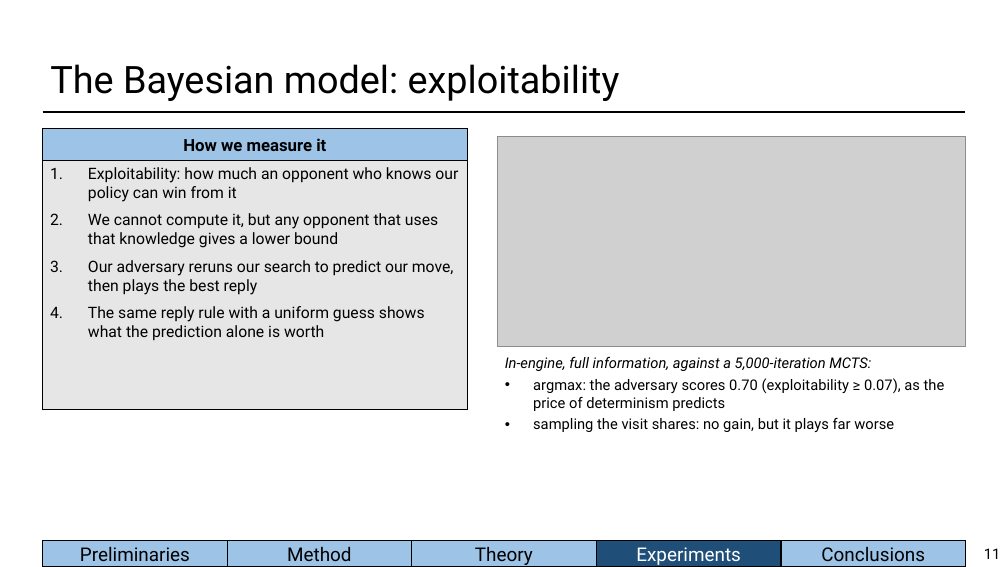
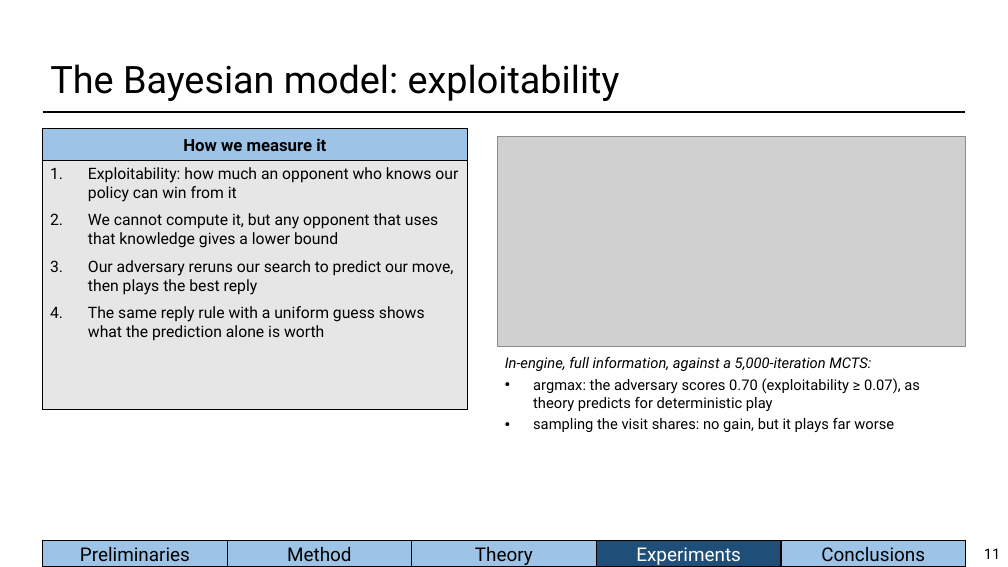
Before and after one commit to BioFanat/pokemon-equilibrium-engine, a slide deck: slide 11 of report/slides/deck.pptx. Drawn at 1008x567 pixels with LibreOffice and Linux fonts; fonts in the diff are those of the drawing; grey boxes stand for pictures. Boxes give left, top, right and bottom in pixels: in the first picture for what was removed or moved away, otherwise in the second. Text is boxed around its words. In the diff, an @@ line names an element or a change of style, - is before the commit and + after.

Commit message:
Deck: two bounds only (whole-battle exploitability and Hedge regret) on the theory and results slides

```diff
--- a/report/slides/deck.pptx
+++ b/report/slides/deck.pptx
@@ text at [533, 378, 920, 411]: text changed @@
-• argmax: the adversary scores 0.70 (exploitability ≥ 0.07), as the price of determinism predicts
+• argmax: the adversary scores 0.70 (exploitability ≥ 0.07), as theory predicts for deterministic play
```
Also in this commit, not shown: 2 other slides changed, 4 other files.
